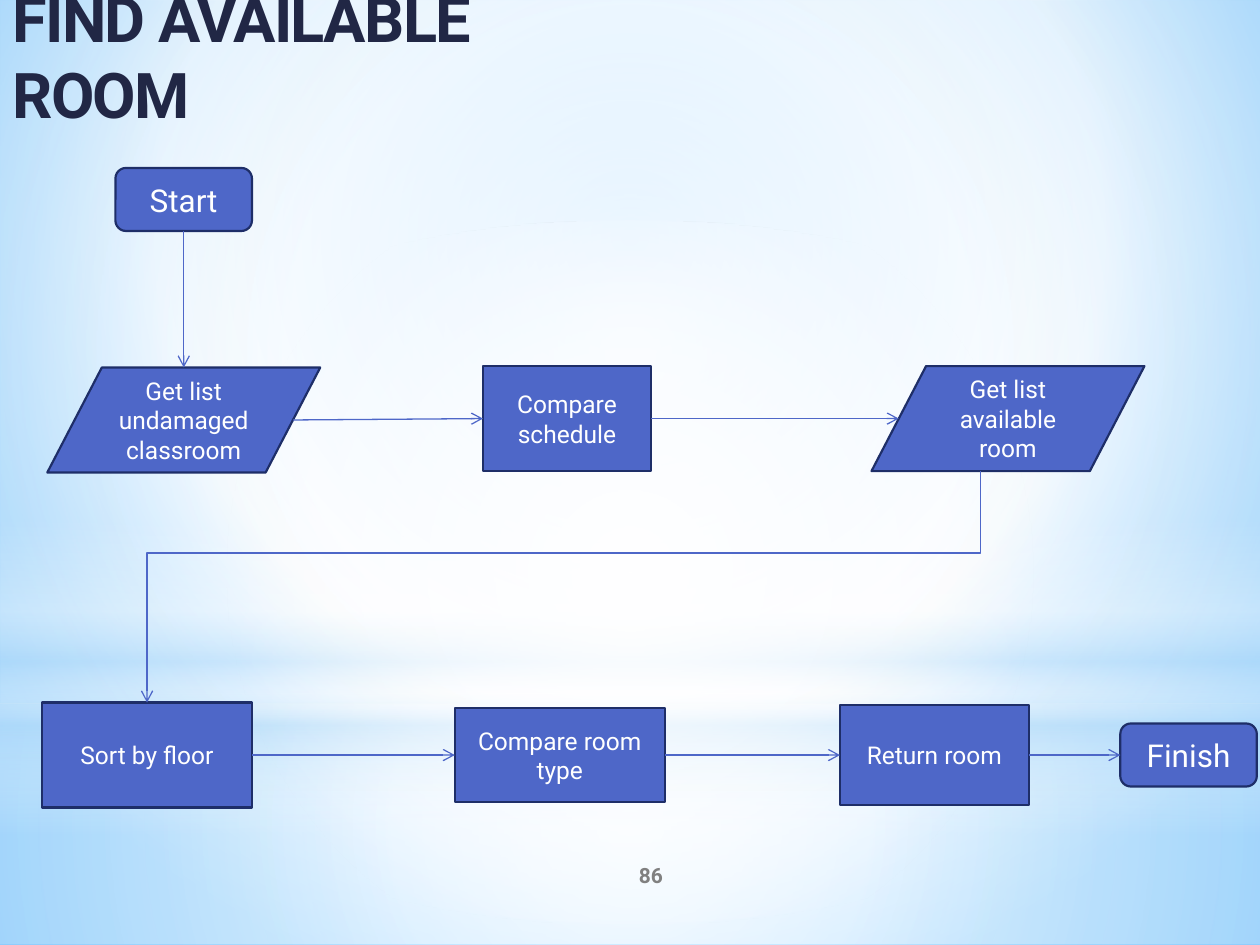
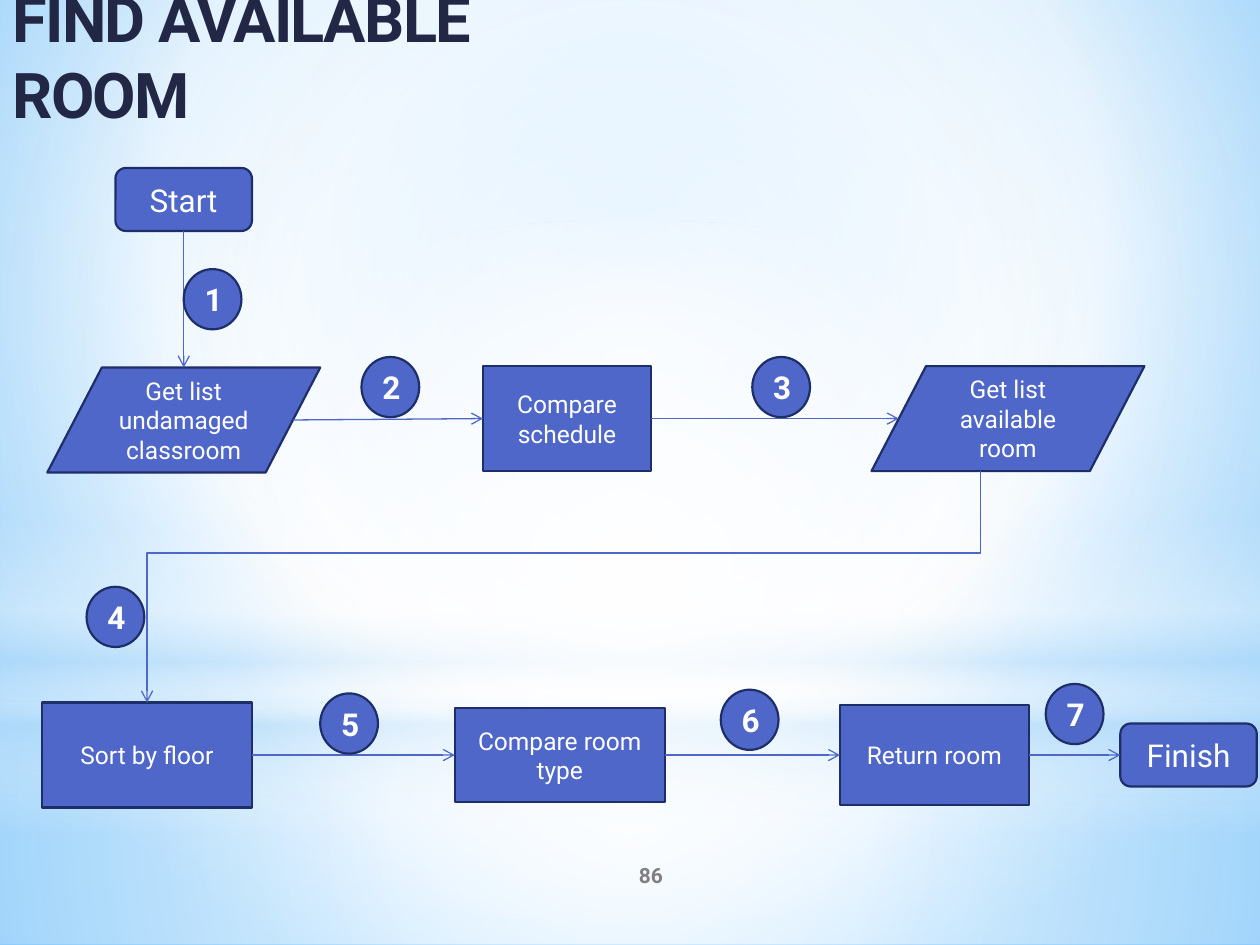
Before and after one commit to tranquang9a1/ECRM, a slide deck: slide 86 of Document/ECRM-Presentation v5 - Copy.pptx. Drawn at 1260x945 pixels with LibreOffice and Linux fonts; fonts in the diff are those of the drawing. Boxes give left, top, right and bottom in pixels: in the first picture for what was removed or moved away, otherwise in the second. Text is boxed around its words. In the diff, an @@ line names an element or a change of style, - is before the commit and + after.

```diff
--- a/Document/ECRM-Presentation v5 - Copy.pptx
+++ b/Document/ECRM-Presentation v5 - Copy.pptx
@@ ellipse added at [184, 270, 242, 330], fill #4E67C8, outline #1F2E69 1.25 pt, 18 pt, text #FFFFFF, bold @@
+1
@@ ellipse added at [362, 357, 420, 417], fill #4E67C8, outline #1F2E69 1.25 pt, 18 pt, text #FFFFFF, bold @@
+2
@@ ellipse added at [752, 357, 810, 417], fill #4E67C8, outline #1F2E69 1.25 pt, 18 pt, text #FFFFFF, bold @@
+3
@@ ellipse added at [87, 587, 145, 648], fill #4E67C8, outline #1F2E69 1.25 pt, 18 pt, text #FFFFFF, bold @@
+4
@@ ellipse added at [721, 689, 779, 750], fill #4E67C8, outline #1F2E69 1.25 pt, 18 pt, text #FFFFFF, bold @@
+6
@@ ellipse added at [1046, 684, 1104, 745], fill #4E67C8, outline #1F2E69 1.25 pt, 18 pt, text #FFFFFF, bold @@
+7
@@ ellipse added at [320, 693, 378, 753], fill #4E67C8, outline #1F2E69 1.25 pt, 18 pt, text #FFFFFF, bold @@
+5
```
Also in this commit, not shown: 2 other slides changed.
